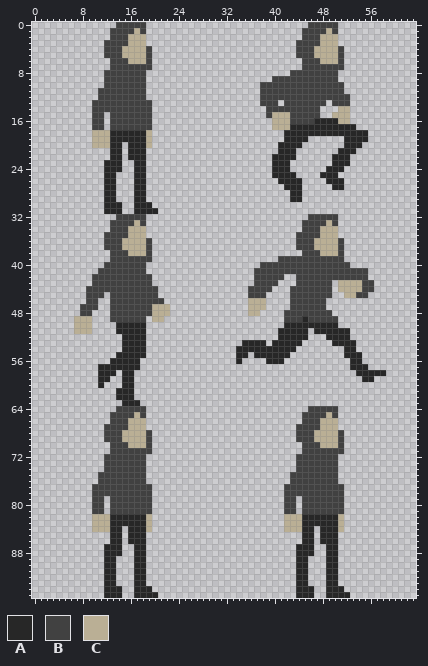
Edited in one commit: sprite sheet (player/player.png). The picture above was drawn from the file before the commit.
The file is 64x96 pixels.
Palette (. is transparent): A #272727  B #414141  C #baaf95
Pixels before (only the part around the change), first column x 0:
61 ..............AAA...............................................
62 ..............AAA...............................................
63 ...............AAA..............................................
64 ..............BBBBB...........................BBBBB.............
65 .............BBBBCB..........................BBBBCB.............
66 .............BBBCCC..........................BBBCCC.............
67 ............BBBBCCC.........................BBBBCCC.............
68 ............BBBCCCCB........................BBBCCCCB............
69 ............BBBCCCCB........................BBBCCCCB............
70 .............BBBCCCB.........................BBBCCCB............
71 .............BBBBBBB.........................BBBBBBB............
72 ............BBBBBBB.........................BBBBBBB.............
73 ............BBBBBBB.........................BBBBBBB.............
74 ............BBBBBBB.........................BBBBBBB.............
75 ...........BBBBBBBB........................BBBBBBBB.............
76 ...........BBBBBBBB........................BBBBBBBB.............
77 ..........BBBBBBBBBB......................BBBBBBBBBB............
78 ..........BBBBBBBBBB......................BBBBBBBBBB............
79 ..........BB.BBBBBBB......................BB.BBBBBBB............
80 ..........BB.BBBBBBB......................BB.BBBBBBB............
81 ..........BB.BBBBBBB......................BB.BBBBBBB............
82 ..........CCCAAAAAAC......................CCCAAAAAAC............
83 ..........CCCAAAAAAC......................CCCAAAAAAC............
84 ..........CCCAA.AAAC......................CCCAA.AAAC............
85 .............AA.AAA..........................AA.AAA.............
86 .............AA.AAA..........................AA.AAA.............
87 ............AAA..AA.........................AAA..AA.............
88 ............AAA..AA.........................AAA..AA.............
89 ............AA...AA.........................AA...AA.............
90 ............AA...AA.........................AA...AA.............
91 ............AA...AA.........................AA...AA.............
92 ............AA...AA.........................AA...AA.............
93 ............AA...AA.........................AA...AA.............
94 ............AAA..AAA........................AAA..AAA............
95 ............AAA..AAAA.......................AAA..AAAA...........
Now the later version:
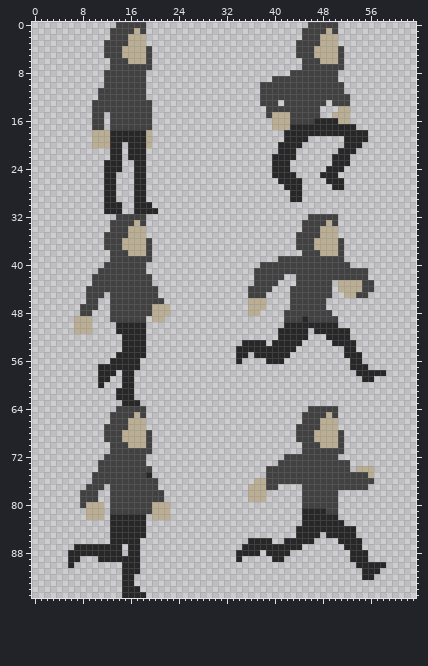
Diff:
Changed rows in their new state; - is an unchanged pixel.
first column x 6:
72 ------------------------------------BB---------------
73 -----B-----------------------------BBB-------BB------
74 -----B-------B-------------------BBBBB-------BB-CCC--
75 ----B--------A-------------------BBBB--------BBBBBC--
76 ----B--------BB----------------CCBBBB--------BBBBBB--
77 ---B--.-------B---------------CCCBB-...-------BBBB---
78 --BB-..-------BB--------------CCC---...------.-------
79 --BB-.--------BB--------------CCC---..-------.-------
80 --BCCC--------CCC-------------------..-------.-------
81 ---CCC--------CCC-------------------..-AAAA--.-------
82 ---C--.------.CCC-------------------...------.-------
83 ----...------.----------------------...------A-------
84 ----...--A---.----------------------..A--A---AAA-----
85 ---------A----------------------------A--A.--AAA-----
86 ---------A--.-----------------AAAA--AAA---...AAAA----
87 -AAAAA----A-.----------------AAAAAAAAA-..--..-AAA----
88 AAAAAA----A-.---------------AAAA-AAAA-...--..--AAA---
89 AA---A--AAA-.---------------A-----AA--..---..--AAA---
90 A-----..-AA-.-------------------------..---..---AAAAA
91 ------..-AA-.-------------------------..---..----AAA-
92 ------..-AA..-------------------------..---..----AA--
93 ------..-AA..-------------------------..---..--------
94 ------...AA-..------------------------...--...-------
95 ------...AA--..-----------------------...--....------
